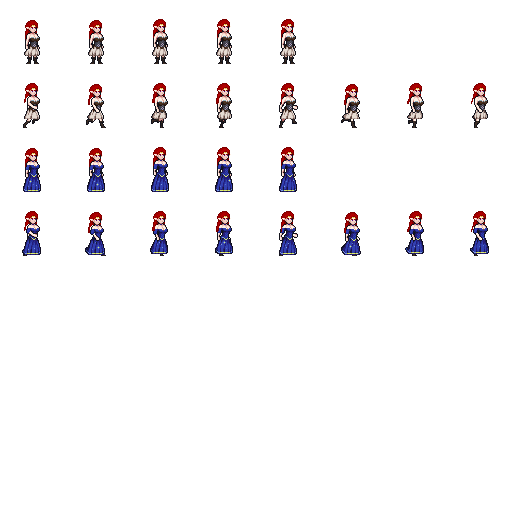
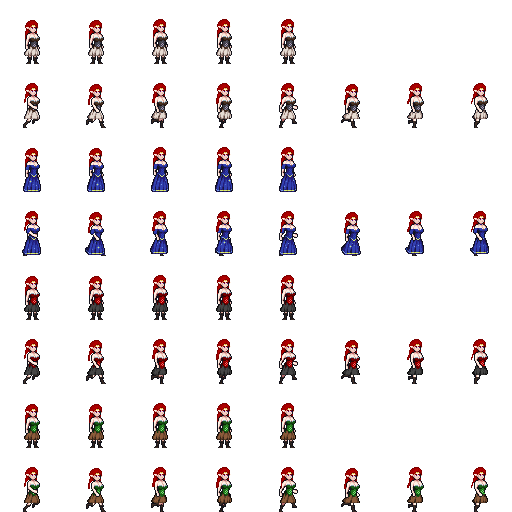
Layers edited between the first and the second 512×512 image:
added layer "Kealira green" above "Kaelira Red" over [23,403,488,512]
added layer "Kaelira Red" above "GairEars copy 2" over [23,275,488,384]
